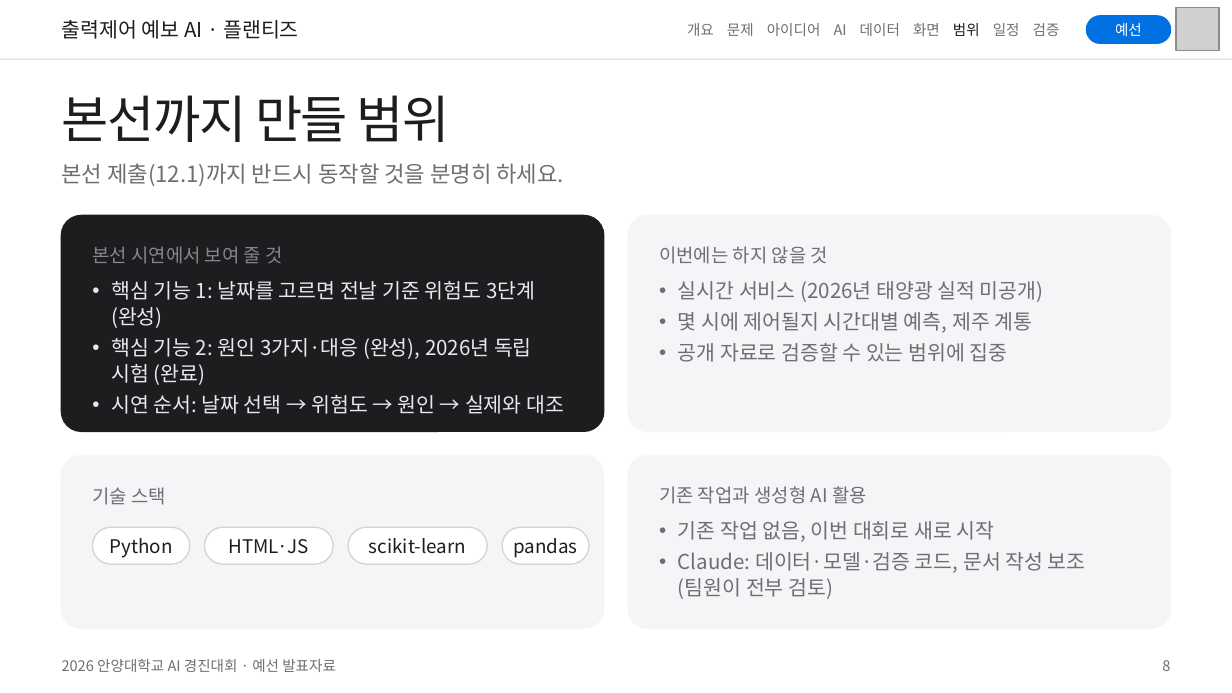
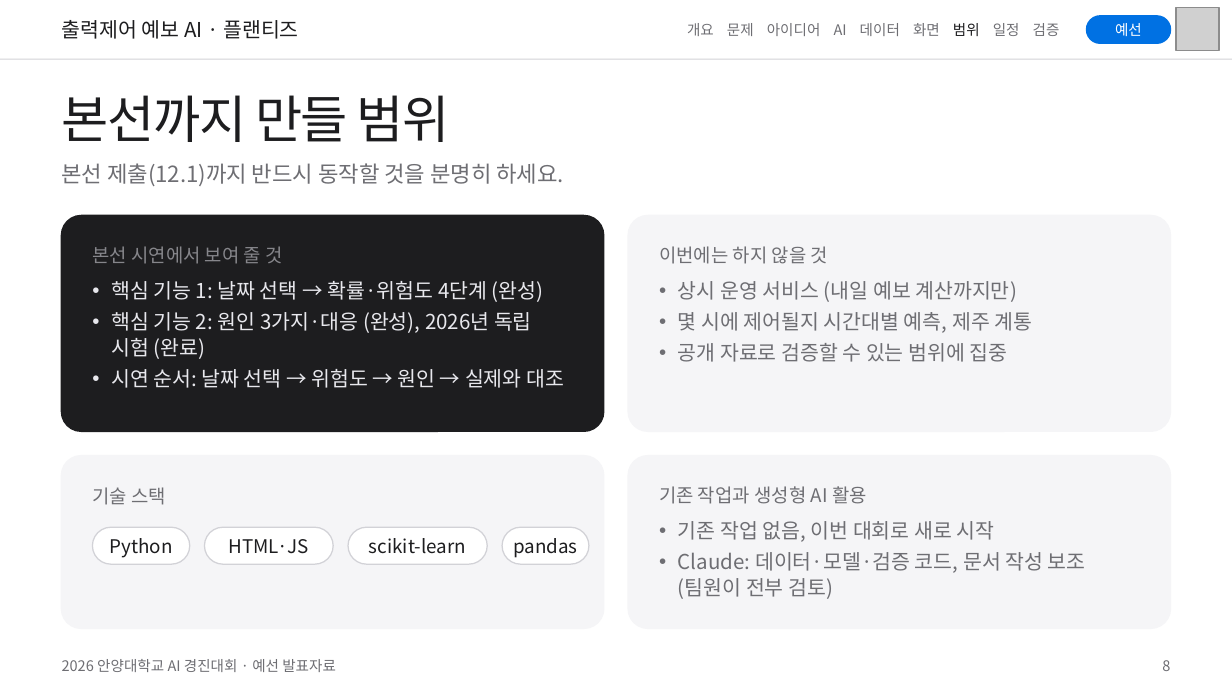
Before and after one commit to eorua/planties, a slide deck: slide 8 of docs/slides/예선발표_초안.pptx. Drawn at 1232x693 pixels with LibreOffice and Linux fonts; fonts in the diff are those of the drawing; grey boxes stand for pictures. Boxes give left, top, right and bottom in pixels: in the first picture for what was removed or moved away, otherwise in the second. Text is boxed around its words. In the diff, an @@ line names an element or a change of style, - is before the commit and + after.

```diff
--- a/docs/slides/예선발표_초안.pptx
+++ b/docs/slides/예선발표_초안.pptx
@@ text at (x1=111, y1=281, x2=544, y2=302): text changed @@
-• 핵심 기능 1: 날짜를 고르면 전날 기준 위험도 3단계 (완성)
+• 핵심 기능 1: 날짜 선택 → 확률·위험도 4단계 (완성)
@@ text at (x1=678, y1=281, x2=1018, y2=302): text changed @@
-• 실시간 서비스 (2026년 태양광 실적 미공개)
+• 상시 운영 서비스 (내일 예보 계산까지만)
```
Also in this commit, not shown: 5 other slides changed.
